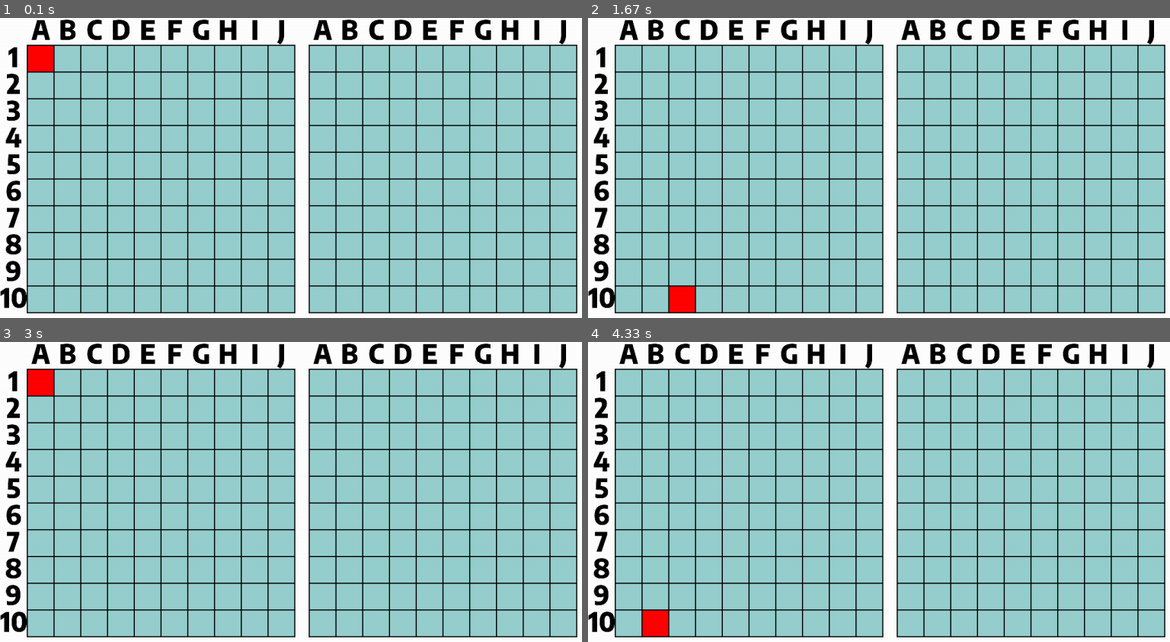
Above: before the commit, frames 1-4 (two rows, left to right).
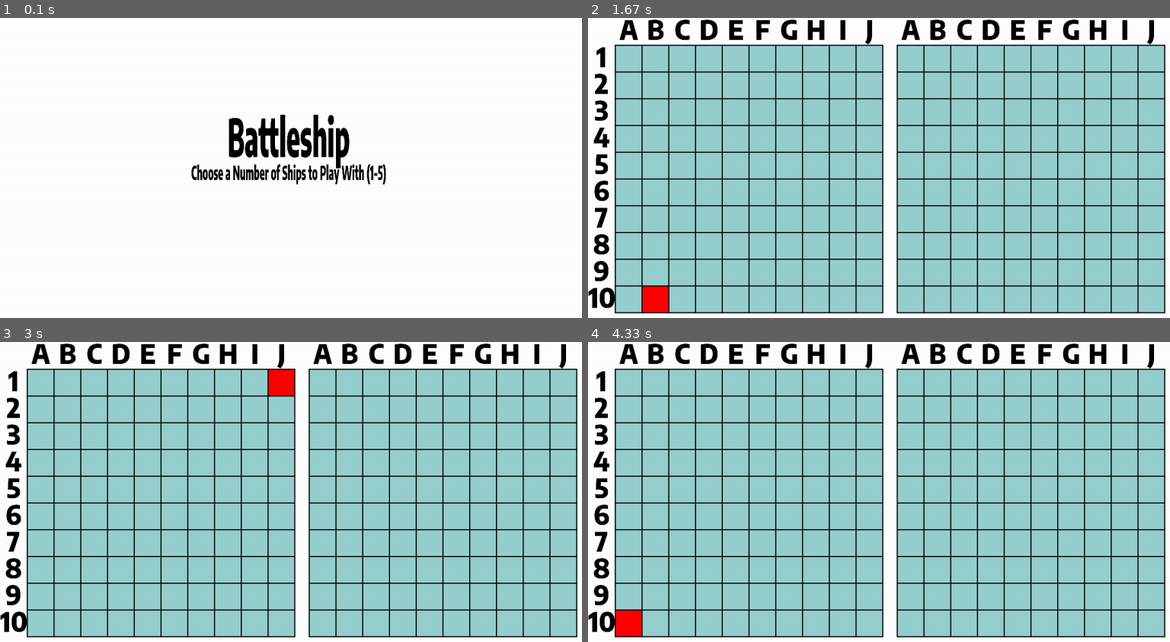
Above: after the commit, the same moments.

Repository: JohnDNewman/EECS_581_project_1
Game: pygame game, started from toplevel.py
Two runs of this game, one before a commit and one after it. Both use one fixed random seed, a clock stepped at 60 frames per second and the inputs below.
Inputs:
- Up to frame 1 (0.1 s): no input
- Up to frame 2 (1.67 s): tap 5 at 0.33 s; hold Right 0.67-1.13 s; hold Up 1.17-1.47 s; hold Right from 1.5 s (still down)
- Up to frame 3 (3 s): release Right at 1.97 s; hold Left 2-2.53 s; hold Down 2.57-2.87 s; hold Left from 2.9 s (still down)
- Up to frame 4 (4.33 s): release Left at 3.3 s; hold Up 3.33-3.7 s; hold Right from 3.73 s (still down)

The runs differ from the first frame. In frame 1, 86% of the frame differs, in the area x 0-100%, y 0-99%; in frame 2, 0.8%; in frame 3, 0.8%; in frame 4, 0.8%.

Commit message:
Polish game logic, update shot textures to be bigger
*Shot.pngs: have been scaled up from 16 to 50 pixels. old version are left in case desired
battleship.py: changed _curboard as its not the players board you want, but the enemies.
board.py: updated the coords so ships now create occupied and unhit instead of unnocupied and missed flag
pygameloop.py: Initiailized to welcome screen instead of ship placement before and after game loop. Commented out useless code at end, left reminded to trim more fat later
PASSING SCREEN FIX, instead of | used or as | is bitwise or and apparently pg.keydown and mousebuttondown don't bitwise or nicely.

In Summary, updated graphics, trimmed fat, fixed passingScreen error
Game is mostly ready besides graphics artifacts and quality of life things.

Diff:
--- a/battleship.py
+++ b/battleship.py
@@ -5,7 +5,7 @@
           self.boardZero = Board(shipList0)                 # Positions of all ships for player 1
           self.boardOne = Board(shipList1)                  # Positions of all ships for player 2
           self.turn = 0                                     # Initialize the the turn as player 1's turn
-          self._curBoard = self.boardZero                   # Initialize the board for player 1's board
+          self._curBoard = self.boardOne                   # Initialize the board for player 1's board
 
 
     def takeTurn(self, coords):                         # This function is called when a player starts their turn
@@ -42,10 +42,10 @@
 
     def _switchTurn(self):                  # This function is called by the previous function to switch the players turn after a move
         if self.turn == 0:                       # Check if it is player 1's turn
-            self._curBoard = self.boardOne   # If so, switch the board to player 2's board
+            self._curBoard = self.boardZero   # If so, switch the board to player 2's board
             self.turn = 1                        # Additionally switch to player 2's turn
         else:                               # If not, then it is player 2's turn and needs to be switched to player 1
-            self._curBoard = self.boardZero   # Switch board to player 1's board
+            self._curBoard = self.boardOne   # Switch board to player 1's board
             self.turn = 0                        # Switch to player 1's turn
 
 
--- a/board.py
+++ b/board.py
@@ -30,7 +30,7 @@
         self.shipList = shipList                                # Take in shipList from Battleship class
         for ship in self.shipList:                              # Iterates through ships
             for coord in ship.coords:                           # Iterates through each coordinate of a ship
-                self.coordsMatrix[coord[0]][coord[1]] = 1       # Marks each coordinate with occupied, unhit flag
+                self.coordsMatrix[coord[0]][coord[1]] = 2       # Marks each coordinate with occupied, unhit flag
 
     # # Index, List -> Boolean
     # def isSunk(self):                                           # Assumes good inputs
--- a/pygameloop.py
+++ b/pygameloop.py
@@ -583,12 +583,12 @@
         3: Shooting screen for either player
         4: Game over screen
         '''
-        gamePhase       = 1                                     # initializes to 0 for the intro screen
+        gamePhase       = 0                                     # initializes to 0 for the intro screen
         passingScreen   = False                                 # bool check to see if passing screen should overlay
         winner          = 2                                     # initializes to 2 to show no winner
         # p0UnplacedShips = []                                    # list to store the ships before placed by PlayerOne
         # p1UnplacedShips = []                                    # list to store the ships before placed by PlayerOne
-        chosen_num_ships = 5 #default value to test
+        chosen_num_ships = 1 #default value to test
 
         '''
         -------------------------------------------------------------------------------------------
@@ -597,17 +597,17 @@
         '''
         while (running):                                        # continuous game loop
             self._screen.fill("white")#set background color
-            # chosen_num_ships = 4                                    # Need to be able to choose number of ships
-            pg.display.flip()                                       # updates the game window
+            # events = pg.event.get()
             if (passingScreen):                                     # displays passing screen
-                print('passing')
-                events = pg.event.get()
+                #print('passing')
+
                 if (gamePhase == 1 | self._battleship.turn == 0):        # displays pass to PlayerZero screen if in placement phase or their turn
                     self._screen.blit(passToP0, (0, 0))
                 else:                                                   # displays pass to PlayerOne screen if in placement phase or their turn
                     self._screen.blit(passToP1, (0, 0))
-                for event in events:                        # tracking for some sort of event to get out of passing screen NOT WORKING RIGHT NOW
-                    if (event.type == pg.KEYDOWN | event.type == pg.MOUSEBUTTONDOWN):
+                pg.display.flip()                                      # updates the game window
+                for event in pg.event.get():                        # tracking for some sort of event to get out of passing screen NOT WORKING RIGHT NOW
+                    if (event.type == pg.KEYDOWN or event.type == pg.MOUSEBUTTONDOWN):
                         passingScreen = False
 
             else:                                                   # continues displaying the game if not in passing mode
@@ -743,10 +743,11 @@
                             Reset values to play again
                             -----------------------------------------------------------------------
                             '''
-                            gamePhase        = 1                                    # reinitializes to 1 for the intro screen
+                            gamePhase        = 0                                    # reinitializes to 1 for the intro screen
                             winner           = 2                                    # reinitializes to 2 to show no winner
-                            self._battleship = Battleship()                         # recreates Battleship
+                        ######## Everything below is unneeded, remind me to trim fat if given time
+                            #self._battleship = Battleship()                         # recreates Battleship #NO, YOU NEED SHIPLIST TO DO THAT, it'll happen in gamephase 2 anyways
                             # p0UnplacedShips.clear()                                 # clear ships
                             # p1UnplacedShips.clear()                                 # clear ships
-                            self._placedShips[0].clear()                            # clear ships
-                            self._placedShips[1].clear()                            # clear ships
+                            # self._placedShips[0].clear()                            # clear ships
+                            # self._placedShips[1].clear()                            # clear ships
Binary file changed: assets/HitShot.png
Binary file added: assets/HitShot_old.png
Binary file changed: assets/MissedShot.png
Binary file added: assets/MissedShot_old.png
Binary file removed: assets/RedShip_section.png
Binary file changed: assets/SunkShot.png
Binary file added: assets/SunkShot_old.png
Not shown, added: assets/temp_gimp_files/HitShot.xcf
Not shown, added: assets/temp_gimp_files/MissedShot.xcf
Not shown, added: assets/temp_gimp_files/SunkShot.xcf
